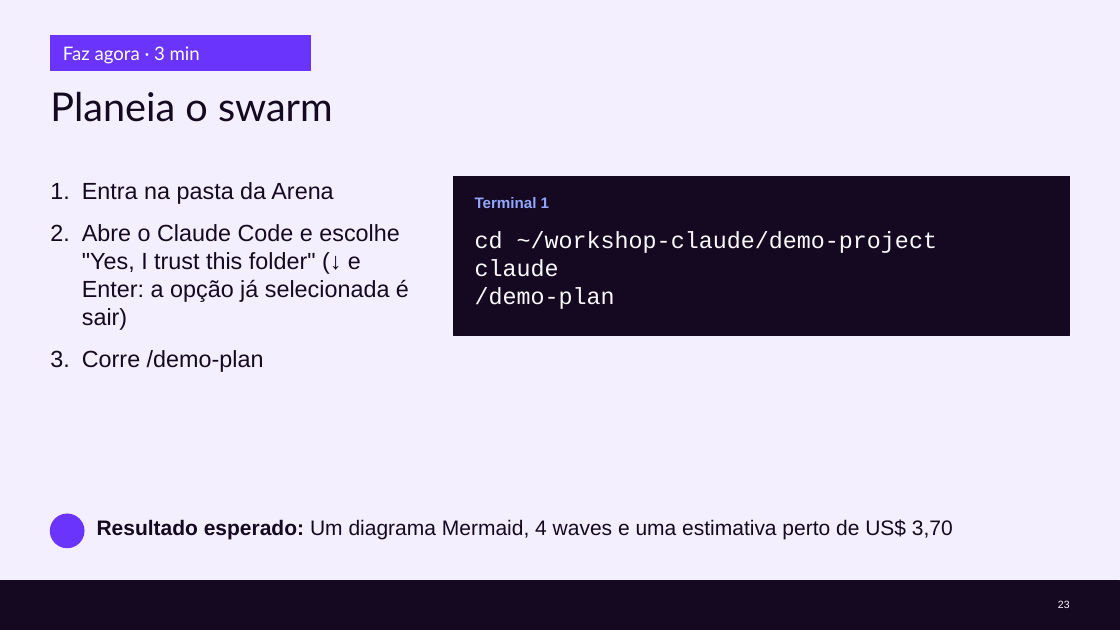
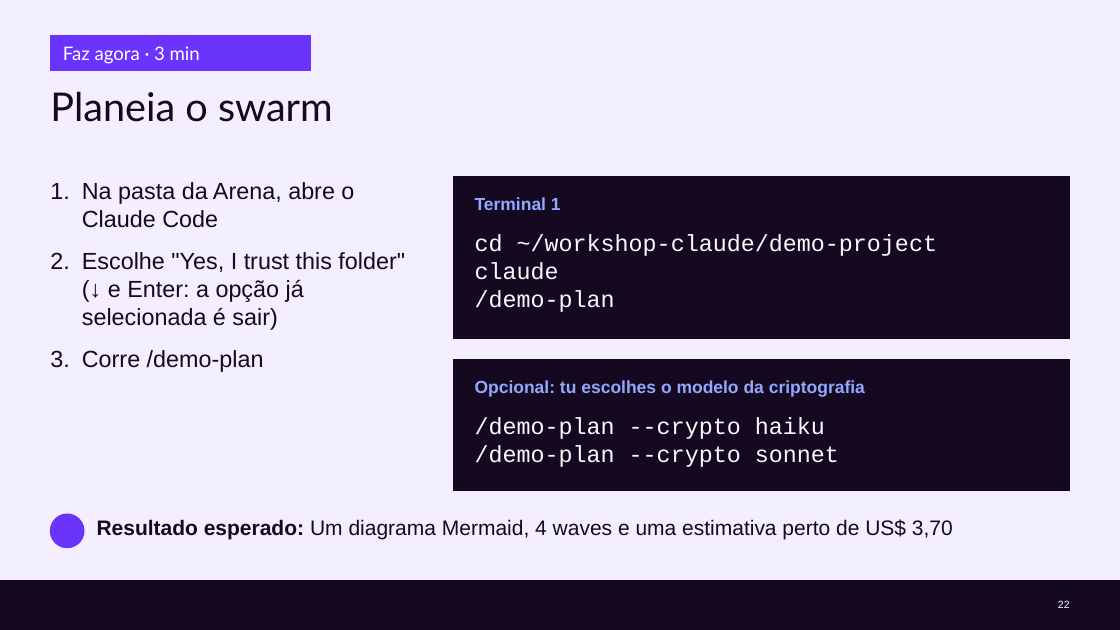
Before and after one commit to cx-guilherme-pinto/workshop-claude, a slide deck: slide 22 of slides/workshop.pptx (slide 23 before the commit). Drawn at 1120x630 pixels with LibreOffice and Linux fonts; fonts in the diff are those of the drawing; background and template pictures are left out. Boxes give left, top, right and bottom in pixels: in the first picture for what was removed or moved away, otherwise in the second. Text is boxed around its words. In the diff, an @@ line names an element or a change of style, - is before the commit and + after.

```diff
--- a/slides/workshop.pptx
+++ b/slides/workshop.pptx
@@ rectangle: place and size @@
-rectangle at (454, 176, 1070, 335)
+rectangle at (454, 176, 1070, 339)
@@ text at (82, 182, 405, 330): text changed @@
-1. Entra na pasta da Arena
-2. Abre o Claude Code e escolhe "Yes, I trust this folder" (↓ e Enter: a opção já selecionada é sair)
+1. Na pasta da Arena, abre o Claude Code
+2. Escolhe "Yes, I trust this folder" (↓ e Enter: a opção já selecionada é sair)
@@ text "Terminal 1" at (475, 197, 561, 210): size 13 to 15 pt @@
@@ rectangle added at (454, 360, 1070, 491), fill #140920, outline #140920 1 pt @@
@@ text added at (475, 380, 865, 397), 15 pt, text #93A7FF, bold @@
+Opcional: tu escolhes o modelo da criptografia
@@ text added at (475, 418, 839, 467), 20 pt, text #FCF9FE @@
+/demo-plan --crypto haiku
+/demo-plan --crypto sonnet
```
Also in this commit, not shown: 29 other slides changed, 4 slides added, 7 slides removed, 11 other files.
